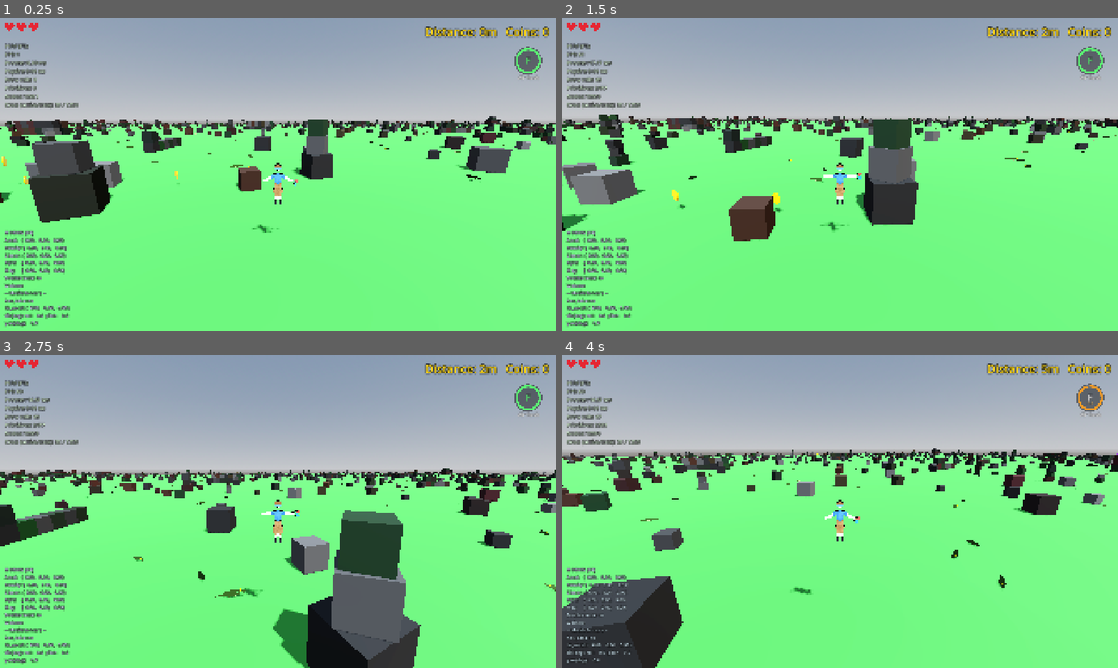
Above: before the commit, frames 1-4 (two rows, left to right).
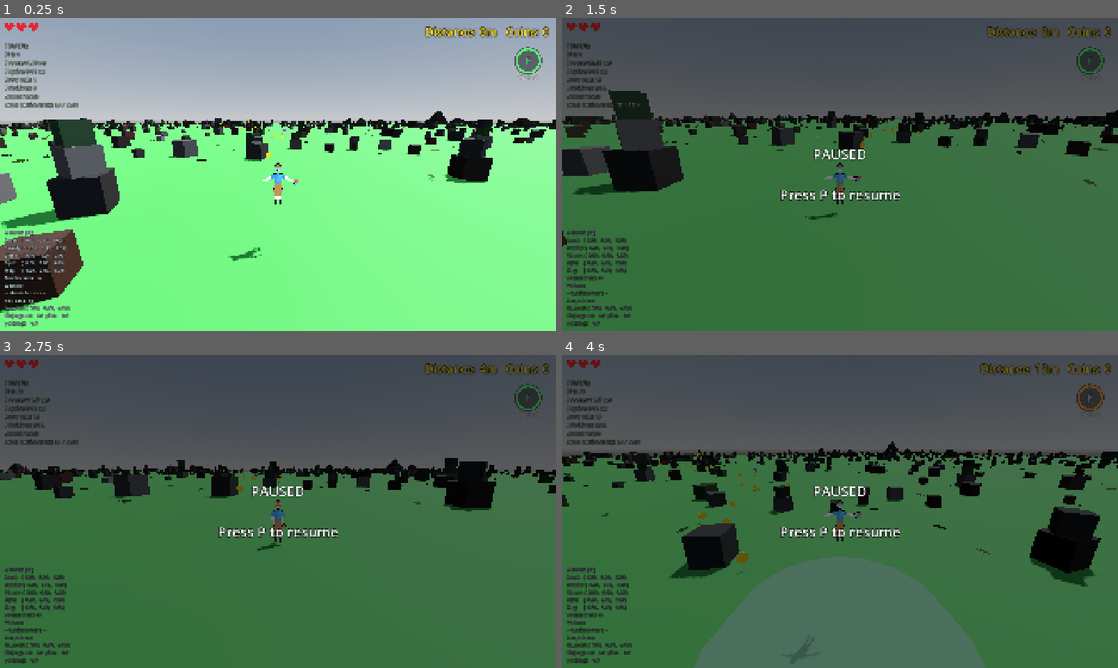
Above: after the commit, the same moments.

Repository: korjavin/godot-test1
Game: Godot game, scene res://scenes/main.tscn
The game is run twice, just before and just after one commit, with the same random seed, the same clock (stepped at 60 frames per second) and the same inputs.
Inputs (mouse positions are in pixels of both pictures, inside the frame that each line leads up to):
- Up to frame 1 (0.25 s): no input
- Up to frame 2 (1.5 s): tap Enter (ui_accept) at 0.5 s; move the mouse to (867, 174) at 0.52 s; hold Shift (run) 0.53-1.28 s; hold W (move_forward) from 0.53 s (still down); tap Space (jump) at 0.77, 1.07 s; tap P at 0.8, 1.25, 1.35 s; move the mouse to (812, 174) at 1.27 s
- Up to frame 3 (2.75 s): keep holding W (move_forward); tap Space (jump) at 1.52, 1.82 s; tap Shift (run) at 1.55 s; tap P at 2, 2.3 s; move the mouse to (289, 505) at 2.02 s; hold Ctrl (duck) from 2.03 s (still down)
- Up to frame 4 (4 s): keep holding W (move_forward); tap P at 2.75, 3.8 s; move the mouse to (834, 517) at 2.77 s; release Ctrl (duck) at 2.78 s; tap Shift (run) at 2.85 s; tap Space (jump) at 3.02, 3.32, 3.77 s; move the mouse to (878, 514) at 3.52 s; tap F (special_ability) at 3.6 s

The runs differ from the first frame. In frame 1, 15% of the frame differs, in the area x 0-100%, y 24-95%; in frame 2, 99%; in frame 3, 98%; in frame 4, 99%, in the area x 0-100%, y 0-100%.

Commit message:
fix: distance = displacement from spawn (not raw X) + spawn facing down the road; feat: P-key pause
Playtest report: the Distance HUD sat at 0 (or a stray 17) — it tracked
farthest world X, but the player spawns facing -Z with no hint the coin
road runs +X. Distance is now the farthest horizontal displacement from
spawn (direction-agnostic; identical to X for a player on the road), and
the player now spawns/respawns facing straight down the coin road so
'walk forward' follows the coins immediately.

Also adds a desktop pause: P toggles get_tree().paused under a built-in-code
overlay (PROCESS_MODE_ALWAYS node instanced by the player at runtime — no
main.tscn edit, no collision with the in-flight rendering PR). Guarded so it
never cancels the mobile focus-loss pause and never pauses over game over;
frees/recaptures the mouse across the pause.

Diff:
--- /dev/null
+++ b/scripts/pause_controller.gd
@@ -0,0 +1,114 @@
+extends Node
+## ============================================================================
+## PAUSE CONTROLLER — desktop pause on the P key
+## ============================================================================
+## A tiny self-contained pause toggle for keyboard sessions. Press P to freeze
+## the whole game (get_tree().paused) under a dark "PAUSED" overlay; press P
+## again to resume.
+##
+## WHY A SEPARATE NODE (and not a branch in player_controller._input):
+## pausing the SceneTree stops _input on every node that inherits the default
+## process mode — including the player. A handler that lives on the player
+## could pause the game but never see the keypress to UNpause it. This node
+## sets PROCESS_MODE_ALWAYS so it keeps hearing input while everything else
+## is frozen. The player instances it at runtime (see player_controller
+## _ready), so main.tscn needs no edit and any scene that runs the player
+## standalone gets pausing for free.
+##
+## The P key is handled by keycode, outside the project input map — same
+## pattern as the F3 perf overlay and the other debug keys. Touch sessions
+## have no P key, so this is inert on phones; the mobile focus-loss pause in
+## mobile_input.gd is a SEPARATE system with its own tap-to-resume overlay,
+## and the `_paused_by_us` guard below keeps the two from unpausing each
+## other's state.
+
+## The key that toggles pause. A constant (not an input-map action) on purpose:
+## debug/meta keys in this project live outside the input map so they can never
+## collide with rebindable gameplay actions.
+const PAUSE_KEY: Key = KEY_P
+
+## Overlay look: dim strength and the message shown while frozen.
+const DIM_COLOR: Color = Color(0.0, 0.0, 0.0, 0.55)
+const PAUSE_TEXT: String = "PAUSED\n\nPress P to resume"
+
+## The overlay UI this node builds for itself in _ready().
+var _overlay: CanvasLayer = null
+
+## True only while the CURRENT pause was started by this node. The mobile
+## focus-loss pause (mobile_input.gd) also sets get_tree().paused — P must
+## never silently cancel THAT pause, or the "tap to resume" overlay would be
+## left up over a running game.
+var _paused_by_us: bool = false
+
+## Whether we released a captured mouse when pausing, and so should recapture
+## it on resume (the resume keypress is a user gesture, which is what browser
+## pointer-lock needs, so this works on desktop web too).
+var _recapture_mouse: bool = false
+
+
+func _ready() -> void:
+	# Keep processing input while the tree is paused — the entire point of
+	# this node (children, i.e. the overlay, inherit ALWAYS from here).
+	process_mode = Node.PROCESS_MODE_ALWAYS
+	_build_overlay()
+
+
+func _input(event: InputEvent) -> void:
+	# Raw keycode check, echo-filtered so holding P doesn't rapid-toggle.
+	if event is InputEventKey and event.pressed and not event.echo and event.keycode == PAUSE_KEY:
+		_toggle_pause()
+
+
+func _toggle_pause() -> void:
+	var tree := get_tree()
+	if not tree.paused:
+		# Don't pause over the game-over screen — its buttons should stay live,
+		# and "paused behind game over" is a state nobody can read.
+		var player := tree.get_first_node_in_group("player")
+		if player != null and bool(player.get("is_game_over")):
+			return
+		tree.paused = true
+		_paused_by_us = true
+		_overlay.visible = true
+		# Free the mouse so a paused player can reach their browser/OS.
+		if Input.mouse_mode == Input.MOUSE_MODE_CAPTURED:
+			Input.set_mouse_mode(Input.MOUSE_MODE_VISIBLE)
+			_recapture_mouse = true
+	elif _paused_by_us:
+		# Only unpause a pause WE created (see _paused_by_us above).
+		tree.paused = false
+		_paused_by_us = false
+		_overlay.visible = false
+		if _recapture_mouse:
+			_recapture_mouse = false
+			Input.set_mouse_mode(Input.MOUSE_MODE_CAPTURED)
+
+
+func _build_overlay() -> void:
+	"""
+	Build the pause overlay in code (same convention as touch_controls.gd —
+	no scene file to keep in sync). A CanvasLayer well above the HUD, holding
+	a full-screen dim and a centred label.
+	"""
+	_overlay = CanvasLayer.new()
+	_overlay.layer = 90  # above the gameplay HUD, below nothing that matters
+	_overlay.visible = false
+	add_child(_overlay)
+
+	var dim := ColorRect.new()
+	dim.color = DIM_COLOR
+	dim.set_anchors_preset(Control.PRESET_FULL_RECT)
+	# Swallow clicks while paused so the game underneath can't be poked.
+	dim.mouse_filter = Control.MOUSE_FILTER_STOP
+	_overlay.add_child(dim)
+
+	var label := Label.new()
+	label.text = PAUSE_TEXT
+	label.horizontal_alignment = HORIZONTAL_ALIGNMENT_CENTER
+	label.vertical_alignment = VERTICAL_ALIGNMENT_CENTER
+	label.set_anchors_preset(Control.PRESET_FULL_RECT)
+	label.add_theme_font_size_override("font_size", 48)
+	label.add_theme_color_override("font_color", Color.WHITE)
+	label.add_theme_color_override("font_outline_color", Color.BLACK)
+	label.add_theme_constant_override("outline_size", 8)
+	_overlay.add_child(label)
--- a/scripts/player_controller.gd
+++ b/scripts/player_controller.gd
@@ -130,13 +130,22 @@
 const LIVES_CAP: int = 5
 var next_extra_life_at: int = EXTRA_LIFE_COINS
 
-## Headline score: how far this run has travelled, in metres. The coin road's
-## centerline X is strictly increasing by construction (see endless_terrain.gd —
-## `road_max_heading_deg < 90` so cos(heading) > 0), which means the farthest X
-## the player has ever reached IS the distance along the run — no path
-## integration needed. We track a running max so backtracking never lowers it.
-## Reset to 0 only on a full restart (restart_game / reset_position).
+## Headline score: how far this run has travelled, in metres — the farthest
+## HORIZONTAL DISPLACEMENT from the (0,0) spawn point ever reached this run.
+## (Originally this tracked farthest world X — the coin road's forward axis —
+## but playtesting showed that reads as a broken counter the moment the player
+## wanders any other direction: the number just sits at 0. Displacement is
+## direction-agnostic, and for a player following the road it is almost exactly
+## the same number, since the road's X is strictly increasing by construction.)
+## We track a running max so backtracking never lowers it. Reset to 0 only on a
+## full restart (restart_game / reset_position).
 var run_distance: int = 0
+
+## Spawn facing: -PI/2 turns the body's -Z forward onto +X — straight down the
+## coin road — so "just walk forward" from spawn follows the coin trail and the
+## distance counter climbs immediately. (With the default 0.0 facing, a new
+## player walks off along Z, sees Distance stuck at 0, and reads it as a bug.)
+const SPAWN_FACING_Y: float = -PI / 2
 
 ## Best-run records, persisted across sessions in a ConfigFile at
 ## BEST_RUN_CONFIG_PATH (same pattern as mobile_input.gd's tuning file: on web
@@ -274,6 +283,16 @@
 	Called when the node enters the scene tree.
 	This is where we do initial setup.
 	"""
+	# Face straight down the coin road (+X) from the very first frame, so "just
+	# walk forward" follows the coin trail and the distance counter climbs
+	# immediately (see SPAWN_FACING_Y for why this beats the default facing).
+	rotation.y = SPAWN_FACING_Y
+
+	# Desktop pause handler (P key). Instanced in code — not a main.tscn node —
+	# so any scene that runs the player standalone gets pausing for free; see
+	# pause_controller.gd for why it must be a separate PROCESS_MODE_ALWAYS node.
+	add_child(preload("res://scripts/pause_controller.gd").new())
+
 	# Capture the mouse so it doesn't leave the game window — but ONLY when this is NOT
 	# a touch session. On a phone/tablet the mobile controls are active and there is no
 	# mouse to capture; requesting pointer-lock there would pop a useless permission
@@ -421,9 +440,11 @@
 			clear_nearby_crocodiles(global_position)
 		return
 
-	# STEP 0.4: Record the headline distance score — the farthest world X reached
-	# this run (see run_distance above for why farthest-X == distance travelled).
-	run_distance = maxi(run_distance, int(global_position.x))
+	# STEP 0.4: Record the headline distance score — the farthest horizontal
+	# displacement from the spawn point reached this run (see run_distance above
+	# for why displacement, not raw X). Spawn is world (0,0) on the XZ plane, so
+	# the displacement is just the length of the horizontal position.
+	run_distance = maxi(run_distance, int(Vector2(global_position.x, global_position.z).length()))
 
 	# STEP 0.45: Tick the coin-streak window down; when it lapses the streak is
 	# over and the score multiplier drops back to x1 (see collect_coin).
@@ -1391,7 +1412,7 @@
 	velocity = Vector3.ZERO
 
 	# Reset camera and character rotation to default
-	rotation.y = 0.0  # Reset character horizontal rotation
+	rotation.y = SPAWN_FACING_Y  # Face straight down the coin road (+X)
 	if camera_pivot:
 		camera_pivot.rotation.x = 0.0  # Reset camera vertical rotation
 		camera_pivot.rotation.y = 0.0  # Reset camera horizontal rotation
Not shown, added: scripts/pause_controller.gd.uid
